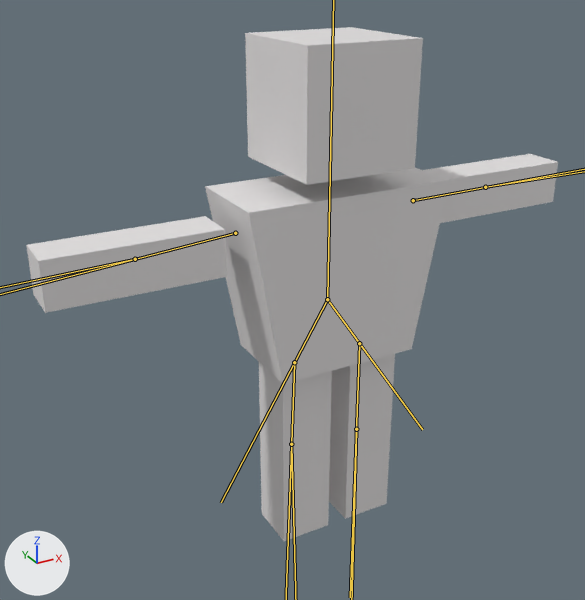
The glTF model public/boxman_2.glb: old version first, new version second.
Before and after are seen from a 50 mm camera at (-1.3, -2.084, 1.442) aimed at (-0.107, 0.086, 0.357). The axes (+X, +Y, +Z) are drawn at lower left. The lights are the same throughout. The bones that change are drawn over the model as lines.

Objects in the first picture: 'Arm_L', 'Arm_R', 'Head', 'Leg_L', 'Leg_R', 'Torso'.
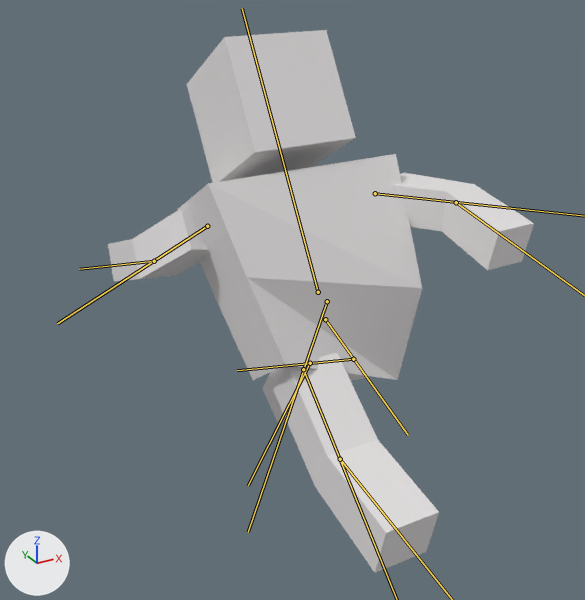
The newer file adds an action. The first version stands in its rest pose; the second is drawn at frame 6 of the action 'Running'.

Changed parts and their boxes [x1, y1, x2, y2] in the pictures (585 x 600 px):
```json
{"object": "Torso", "change": "posed", "before": [205, 168, 449, 384], "after": [177, 154, 422, 380]}
{"object": "Head", "change": "posed", "before": [245, 27, 423, 185], "after": [187, 30, 356, 183]}
{"object": "Leg_L", "change": "posed", "before": [259, 362, 332, 541], "after": [273, 353, 439, 573]}
{"object": "Arm_L", "change": "posed", "before": [26, 216, 227, 313], "after": [108, 209, 209, 282]}
{"object": "Arm_R", "change": "posed", "before": [423, 154, 558, 223], "after": [392, 173, 534, 270], "on screen": "40% taller"}
{"object": "Leg_R", "change": "posed", "before": [329, 354, 395, 519], "after": [262, 365, 370, 424]}
{"bone": "Bone.008", "before": "(327, 299) to (422, 429)", "after": "(325, 319) to (408, 435)"}
{"bone": "Bone.009", "before": "(359, 343) to (350, 597)", "after": "(353, 359) to (237, 370)"}
{"bone": "Bone.012", "before": "(327, 299) to (221, 502)", "after": "(327, 301) to (248, 532)"}
```

Edits to the scene script, one JSON object a line:
```json
{"block": "bone_bone", "where": "bone_bone = bpy.data.objects['Armature'].pose.bones['Bone']"}
{"op": "set", "path": "bone_bone.location", "old": "(0.0, 0.0, 0.0)", "new": "(0.21, 0.02, 0.0)"}
{"op": "set", "path": "bone_bone.rotation_quaternion", "old": "(1.0, 0.0, 0.0, 0.0)", "new": "(0.966, -0.007, 0.009, -0.259)", "note": "degrees (0, 0, 0) -> degrees (-1, 1, -30)"}
{"block": "bone_bone_002", "where": "bone_bone_002 = bpy.data.objects['Armature'].pose.bones['Bone.002']  # child of 'Bone.001'"}
{"op": "set", "path": "bone_bone_002.rotation_quaternion", "old": "(1.0, 0.0, 0.0, 0.0)", "new": "(0.709, 0.462, -0.448, 0.288)", "note": "degrees (0, 0, 0) -> degrees (67, -64, -1)"}
{"block": "bone_bone_003", "where": "bone_bone_003 = bpy.data.objects['Armature'].pose.bones['Bone.003']  # child of 'Bone.002'"}
{"op": "set", "path": "bone_bone_003.rotation_quaternion", "old": "(1.0, 0.0, 0.0, 0.0)", "new": "(0.969, 0.197, 0.024, -0.146)", "note": "degrees (0, 0, 0) -> degrees (22, 6, -16)"}
{"block": "bone_bone_005", "where": "bone_bone_005 = bpy.data.objects['Armature'].pose.bones['Bone.005']  # child of 'Bone.004'"}
{"op": "set", "path": "bone_bone_005.rotation_quaternion", "old": "(1.0, 0.0, 0.0, 0.0)", "new": "(0.64, -0.396, -0.51, -0.418)", "note": "degrees (0, 0, 0) -> degrees (-26, -79, -45)"}
{"block": "bone_bone_006", "where": "bone_bone_006 = bpy.data.objects['Armature'].pose.bones['Bone.006']  # child of 'Bone.005'"}
{"op": "set", "path": "bone_bone_006.rotation_quaternion", "old": "(1.0, 0.0, 0.0, 0.0)", "new": "(0.973, -0.177, -0.032, -0.146)", "note": "degrees (0, 0, 0) -> degrees (-20, -7, -16)"}
{"block": "bone_bone_008", "where": "bone_bone_008 = bpy.data.objects['Armature'].pose.bones['Bone.008']"}
{"op": "set", "path": "bone_bone_008.location", "old": "(0.0, 0.0, 0.0)", "new": "(-0.04, 0.21, -0.14)"}
{"op": "set", "path": "bone_bone_008.rotation_quaternion", "old": "(1.0, 0.0, 0.0, 0.0)", "new": "(-0.998, 0.0, -0.033, -0.048)", "note": "degrees (0, 0, 0) -> degrees (0, 4, 5)"}
{"block": "bone_bone_009", "where": "bone_bone_009 = bpy.data.objects['Armature'].pose.bones['Bone.009']  # child of 'Bone.008'"}
{"op": "set", "path": "bone_bone_009.rotation_quaternion", "old": "(1.0, 0.0, 0.0, 0.0)", "new": "(0.885, -0.004, 0.014, 0.466)", "note": "degrees (0, 0, 0) -> degrees (0, 2, 56)"}
{"block": "bone_bone_010", "where": "bone_bone_010 = bpy.data.objects['Armature'].pose.bones['Bone.010']  # child of 'Bone.009'"}
{"op": "set", "path": "bone_bone_010.rotation_quaternion", "old": "(1.0, 0.0, 0.0, 0.0)", "new": "(0.965, -0.002, -0.01, -0.263)", "note": "degrees (0, 0, 0) -> degrees (0, -1, -30)"}
{"block": "bone_bone_012", "where": "bone_bone_012 = bpy.data.objects['Armature'].pose.bones['Bone.012']"}
{"op": "set", "path": "bone_bone_012.location", "old": "(0.0, 0.0, 0.0)", "new": "(0.01, 0.02, -0.01)"}
{"op": "set", "path": "bone_bone_012.rotation_quaternion", "old": "(1.0, 0.0, 0.0, 0.0)", "new": "(0.987, 0.0, 0.085, 0.139)", "note": "degrees (0, 0, 0) -> degrees (1, 10, 16)"}
{"block": "bone_bone_013", "where": "bone_bone_013 = bpy.data.objects['Armature'].pose.bones['Bone.013']  # child of 'Bone.012'"}
{"op": "set", "path": "bone_bone_013.rotation_quaternion", "old": "(1.0, 0.0, 0.0, 0.0)", "new": "(0.956, 0.0, 0.017, 0.294)", "note": "degrees (0, 0, 0) -> degrees (1, 2, 34)"}
{"block": "bone_bone_014", "where": "bone_bone_014 = bpy.data.objects['Armature'].pose.bones['Bone.014']  # child of 'Bone.013'"}
{"op": "set", "path": "bone_bone_014.rotation_quaternion", "old": "(1.0, 0.0, 0.0, 0.0)", "new": "(0.978, -0.005, -0.016, 0.208)", "note": "degrees (0, 0, 0) -> degrees (-1, -2, 24)"}
```
